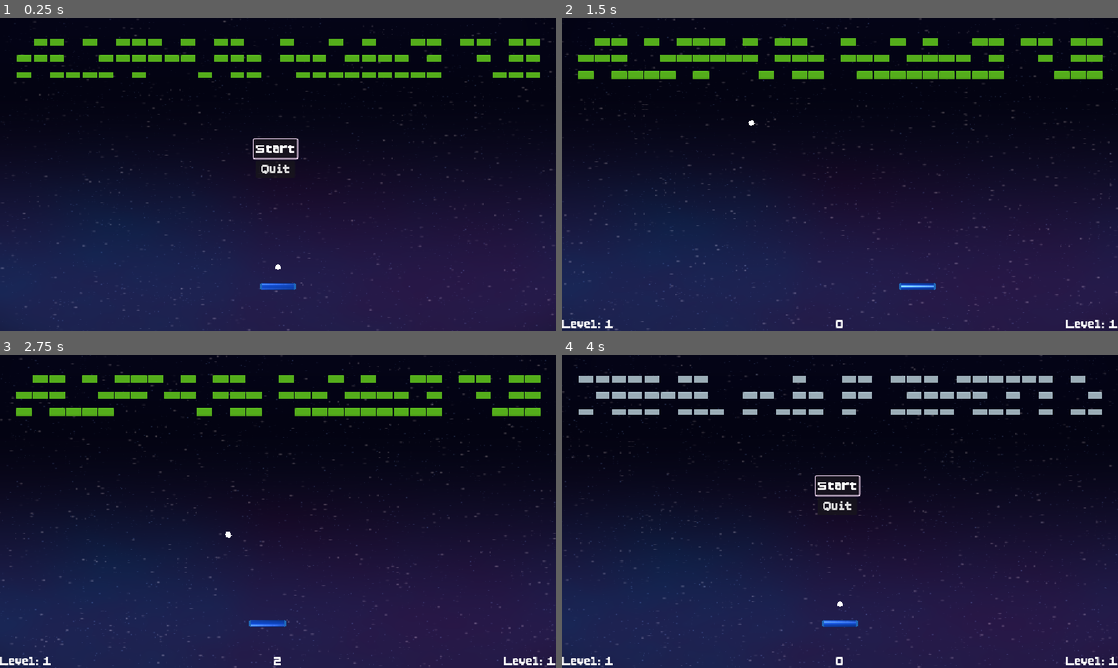
Above: before the commit, frames 1-4 (two rows, left to right).
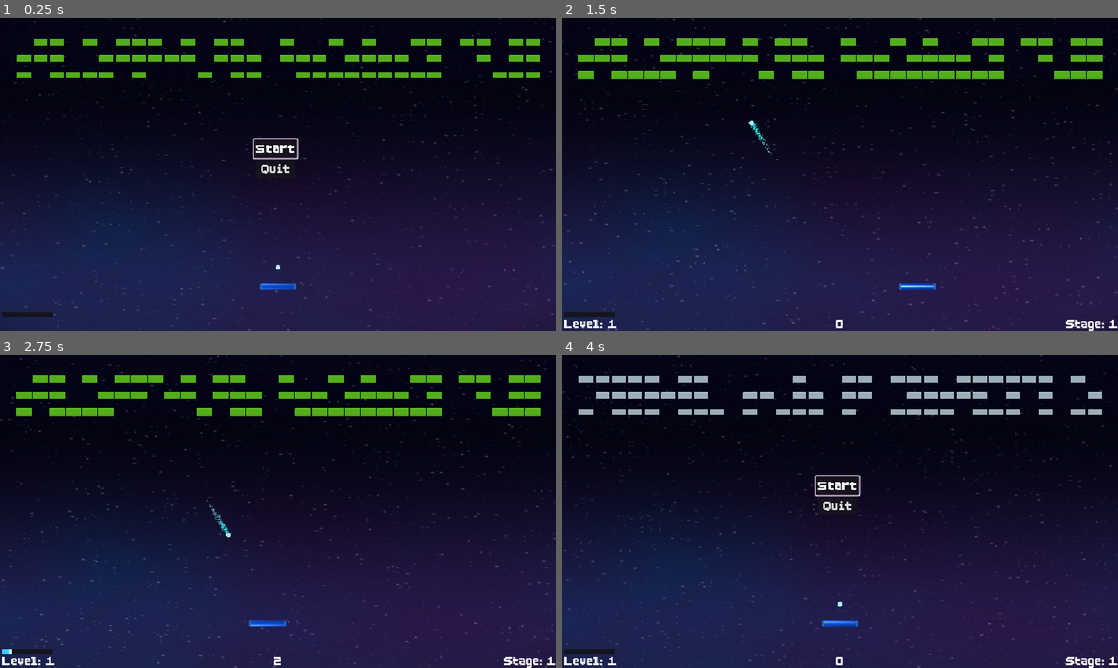
Above: after the commit, the same moments.

Repository: imtrippin/breakout-roguelike
Game: Godot game, scene res://scenes/main.tscn
Two runs of this game, one before a commit and one after it. Both use one fixed random seed, a clock stepped at 60 frames per second and the inputs below.
Inputs (mouse positions are in pixels of both pictures, inside the frame that each line leads up to):
- Up to frame 1 (0.25 s): no input
- Up to frame 2 (1.5 s): click "Start" at 0.5 s; move the mouse to (962, 158) at 1.27 s; hold D (move_right) from 1.28 s (still down)
- Up to frame 3 (2.75 s): move the mouse to (166, 527) at 2.02 s; release D (move_right) at 2.03 s; hold A (move_left) from 2.03 s (still down)
- Up to frame 4 (4 s): move the mouse to (895, 442) at 2.77 s; release A (move_left) at 2.78 s; hold D (move_right) from 2.78 s (still down); move the mouse to (812, 574) at 3.52 s

The runs differ from the first frame. In frame 1, 0.2% of the frame differs, in the area x 0-51%, y 78-96%; in frame 2, 0.4%; in frame 3, 0.4%, in the area x 0-97%, y 46-100%; in frame 4, 0.4%.

Commit message:
Another massive update
ball trails, new shaders, lotta crap

Diff:
--- a/projectile/ball.tscn
+++ b/projectile/ball.tscn
@@ -1,8 +1,22 @@
-[gd_scene load_steps=7 format=3 uid="uid://dmixt027aj03e"]
+[gd_scene load_steps=9 format=3 uid="uid://dmixt027aj03e"]
 
+[ext_resource type="Shader" uid="uid://dis1ry6xbrqxo" path="res://projectile/energy_core_ball.gdshader" id="1_2fd3i"]
 [ext_resource type="Script" uid="uid://bn4l5my1oviuj" path="res://projectile/projectile.gd" id="1_qxf0c"]
 [ext_resource type="Texture2D" uid="uid://dk3ukx5bes13c" path="res://art/circle2.png" id="3_dr2av"]
 [ext_resource type="AudioStream" uid="uid://cnwq5g6g3ulxe" path="res://audio/plink.wav" id="4_2fd3i"]
+
+[sub_resource type="ShaderMaterial" id="ShaderMaterial_2fd3i"]
+shader = ExtResource("1_2fd3i")
+shader_parameter/core_color = Color(0.35, 0.85, 1, 1)
+shader_parameter/rim_color = Color(0.85, 1, 1, 1)
+shader_parameter/core_radius = 0.18
+shader_parameter/rim_width = 0.18
+shader_parameter/softness = 0.1
+shader_parameter/pulse_strength = 0.08
+shader_parameter/pulse_speed = 6.0
+shader_parameter/outline_width = 0.03
+shader_parameter/outline_color = Color(0.05, 0.1, 0.2, 1)
+shader_parameter/time = 0.0
 
 [sub_resource type="CircleShape2D" id="CircleShape2D_186t8"]
 radius = 2.0
@@ -19,6 +33,7 @@
 script = ExtResource("1_qxf0c")
 
 [node name="Sprite2D" type="Sprite2D" parent="."]
+material = SubResource("ShaderMaterial_2fd3i")
 scale = Vector2(0.5, 0.5)
 texture = ExtResource("3_dr2av")
 
@@ -29,11 +44,10 @@
 stream = ExtResource("4_2fd3i")
 
 [node name="CPUParticles2D" type="CPUParticles2D" parent="."]
-visible = false
 z_index = -1
 amount = 1000
 texture = ExtResource("3_dr2av")
-lifetime = 0.2
+lifetime = 0.4
 emission_shape = 1
 emission_sphere_radius = 2.0
 gravity = Vector2(0, 0)
--- /dev/null
+++ b/projectile/energy_core_ball.gdshader
@@ -0,0 +1,56 @@
+shader_type canvas_item;
+
+uniform vec4 core_color : source_color = vec4(0.35, 0.85, 1.0, 1.0);
+uniform vec4 rim_color  : source_color = vec4(0.85, 1.0, 1.0, 1.0);
+
+uniform float core_radius : hint_range(0.05, 0.49) = 0.18;   // bright center size
+uniform float rim_width   : hint_range(0.01, 0.40) = 0.18;   // glow thickness
+uniform float softness    : hint_range(0.01, 0.40) = 0.10;   // edge softness
+
+uniform float pulse_strength : hint_range(0.0, 0.30) = 0.08;
+uniform float pulse_speed    : hint_range(0.0, 20.0) = 6.0;
+
+uniform float outline_width  : hint_range(0.0, 0.15) = 0.03;
+uniform vec4  outline_color  : source_color = vec4(0.05, 0.10, 0.20, 1.0);
+
+uniform float time = 0.0;
+
+void fragment() {
+	// UV centered at (0,0), radius 0..~0.707
+	vec2 uv = UV - vec2(0.5);
+	float r = length(uv);
+
+	// Pulse slightly changes the core size
+	float pulse = sin(time * pulse_speed) * pulse_strength;
+	float cr = core_radius + pulse * 0.5;
+
+	// Base disc alpha (soft edge)
+	float disc = 1.0 - smoothstep(0.5 - softness, 0.5, r);
+
+	// Core and rim masks
+	float core = 1.0 - smoothstep(cr, cr + softness, r);
+	float rim_inner = cr;
+	float rim_outer = cr + rim_width;
+	float rim = smoothstep(rim_inner, rim_inner + softness, r) * (1.0 - smoothstep(rim_outer, rim_outer + softness, r));
+
+	// Outline ring near the edge of the disc
+	float out_a = 0.0;
+	if (outline_width > 0.0) {
+		float o0 = 0.5 - outline_width - softness;
+		float o1 = 0.5 - softness;
+		out_a = smoothstep(o0, o0 + softness, r) * (1.0 - smoothstep(o1, o1 + softness, r));
+	}
+
+	// Color mix
+	vec3 col = vec3(0.0);
+	col += core_color.rgb * core * 1.2;
+	col += rim_color.rgb * rim * 1.0;
+
+	// Final alpha combines disc + rim (rim can exceed disc for glow)
+	float a = max(disc, rim * 0.8);
+	// Apply outline darkening
+	col = mix(col, outline_color.rgb, clamp(out_a, 0.0, 1.0));
+	a = max(a, out_a);
+
+	COLOR = vec4(col, a);
+}
--- a/projectile/projectile.gd
+++ b/projectile/projectile.gd
@@ -7,16 +7,13 @@
 var dir = Vector2.DOWN
 var is_active = true
 var spin_strength = 0.015
-
 var heavy_mode: bool = false
 
 func _ready() -> void:
 	add_to_group("ball")
 	speed = speed + (20 * GameManager.level)
 	velocity = Vector2(speed * -1, speed)
-
-	GameManager.register_ball(self)  # every ball registers itself
-
+	GameManager.register_ball(self)
 
 func _physics_process(delta: float) -> void:
 	if is_active:
@@ -24,7 +21,8 @@
 
 		if collision:
 			var collider := collision.get_collider()
-
+			if collider.is_in_group("paddle"):
+				_bounce_off_paddle(collider)
 			if heavy_mode and collider.is_in_group("brick"):
 				if collider.has_method("hit"):
 					collider.hit()
@@ -43,30 +41,44 @@
 			velocity.x = -200
 
 		rotation += velocity.length() * spin_strength * delta
-
-
+	mat.set_shader_parameter("time", Time.get_ticks_msec() / 1000.0)
 func _play_wall_hit_sound() -> void:
 	wall_hit_sound.play()
 
-
-func _on_area_2d_body_shape_entered(
-	_body_rid: RID,
-	_body: Node2D,
-	_body_shape_index: int,
-	_local_shape_index: int
-) -> void:
-	# THIS ball died
+func die_in_void() -> void:
+	if not is_active:
+		return
 	is_active = false
 	GameManager.unregister_ball()
 	queue_free()
-
-
 
 func launch(direction: Vector2) -> void:
 	is_active = true
 	speed = 300.0 + (20 * GameManager.level)
 	velocity = direction.normalized() * speed
 
-
 func enable_heavy_mode() -> void:
 	heavy_mode = true
+
+func _bounce_off_paddle(paddle: Node2D) -> void:
+	var paddle_width := 100.0 # ideally match your paddle sprite width
+
+	# How far from center did we hit?
+	var offset := (global_position.x - paddle.global_position.x) / (paddle_width * 0.5)
+	offset = clamp(offset, -1.0, 1.0)
+
+	# Convert offset to angle (up-left to up-right)
+	var min_angle := deg_to_rad(150.0)
+	var max_angle := deg_to_rad(30.0)
+	var angle : int = lerp(min_angle, max_angle, (offset + 1.0) * 0.5)
+
+	var speed_now := velocity.length()
+	velocity = Vector2(cos(angle), -sin(angle)) * speed_now
+
+	# --- THIS PART GOES HERE ---
+	var paddle_vel_x := 0.0
+	if paddle.has_method("get_velocity"):
+		paddle_vel_x = paddle.get_velocity().x
+
+	velocity.x += paddle_vel_x * 0.25
+	velocity = velocity.normalized() * speed_now
--- /dev/null
+++ b/projectile/trail.gdshader
@@ -0,0 +1,31 @@
+shader_type canvas_item;
+
+uniform float head_fade : hint_range(0.0, 4.0) = 1.6;   // how fast it fades toward the tail
+uniform float glow : hint_range(0.0, 4.0) = 1.2;        // brightness boost
+uniform float alpha : hint_range(0.0, 1.0) = 0.85;      // overall transparency
+uniform float width_softness : hint_range(0.0, 2.0) = 0.8; // soft edges across width
+
+uniform vec4 tint : source_color = vec4(0.55, 0.8, 1.0, 1.0); // trail color
+
+void fragment() {
+	// For Line2D, UV.x runs along the line (0..1), UV.y across width (0..1)
+	float along = UV.x;                 // 0=head (newest) or sometimes 1=head depending on point order
+	float across = abs(UV.y - 0.5) * 2.0; // 0 center, 1 edge
+
+	// Fade along the trail (stronger at tail)
+	// If your fade looks reversed, change (along) to (1.0 - along)
+	float along_fade = pow(along, head_fade);
+
+	// Soften edges across width
+	float edge = pow(1.0 - across, width_softness);
+
+	// Base sample (if Line2D has a texture, use it; otherwise it's white)
+	vec4 tex = texture(TEXTURE, UV);
+
+	float a = tex.a * along_fade * edge * alpha;
+
+	// Simple “glow”: brighten toward head a bit
+	float head_boost = mix(0.8, 1.0 + glow, pow(1.0 - along, 2.0));
+
+	COLOR = vec4(tint.rgb * head_boost, a);
+}
--- /dev/null
+++ b/scenes/area_2d.gd
@@ -0,0 +1,11 @@
+extends Area2D
+
+func _on_area_2d_body_shape_entered(
+	_body_rid: RID,
+	body: Node2D,
+	_body_shape_index: int,
+	_local_shape_index: int
+	) -> void:
+	# Only kill balls
+	if body.is_in_group("ball") and body.has_method("die_in_void"):
+		body.die_in_void()
--- a/scenes/brick.tscn
+++ b/scenes/brick.tscn
@@ -2,7 +2,7 @@
 
 [ext_resource type="Script" uid="uid://bd1n78d0hyrlu" path="res://scripts/brick.gd" id="1_0w5h4"]
 [ext_resource type="Texture2D" uid="uid://yx6im2rwekms" path="res://art/brick.png" id="2_7mekc"]
-[ext_resource type="AudioStream" uid="uid://cxee18ke288f8" path="res://audio/dink.wav" id="3_7mekc"]
+[ext_resource type="AudioStream" uid="uid://b4f12l5hk8dk7" path="res://audio/Score Count Up Single.wav" id="3_7mekc"]
 
 [sub_resource type="RectangleShape2D" id="RectangleShape2D_5p85m"]
 size = Vector2(32, 16)
--- a/scenes/game_manager.tscn
+++ b/scenes/game_manager.tscn
@@ -1,7 +1,16 @@
-[gd_scene load_steps=3 format=3 uid="uid://c6vbe766f6spp"]
+[gd_scene load_steps=5 format=3 uid="uid://c6vbe766f6spp"]
 
 [ext_resource type="Script" uid="uid://b47he4ek2nvsg" path="res://scripts/game_manager.gd" id="1_glms7"]
 [ext_resource type="FontFile" uid="uid://b8tnrbyw6v3i2" path="res://art/pixel2.ttf" id="2_udu3i"]
+[ext_resource type="Shader" uid="uid://p37pmo0d5pu2" path="res://scenes/xp_bar.gdshader" id="3_udu3i"]
+
+[sub_resource type="ShaderMaterial" id="ShaderMaterial_udu3i"]
+shader = ExtResource("3_udu3i")
+shader_parameter/fill = 0.0
+shader_parameter/segments = 10.0
+shader_parameter/fill_color = Color(0.25, 0.8, 1, 1)
+shader_parameter/glow_color = Color(0.9, 1, 1, 1)
+shader_parameter/bg_color = Color(0.08, 0.08, 0.12, 1)
 
 [node name="GameManager" type="Node"]
 script = ExtResource("1_glms7")
@@ -41,8 +50,20 @@
 anchors_preset = 2
 anchor_top = 1.0
 anchor_bottom = 1.0
-offset_top = -23.0
-offset_right = 40.0
+offset_left = 5.0
+offset_top = -28.0
+offset_right = 45.0
 grow_vertical = 0
 theme_override_fonts/font = ExtResource("2_udu3i")
 theme_override_font_sizes/font_size = 32
+
+[node name="XPBar" type="ColorRect" parent="CanvasLayer"]
+material = SubResource("ShaderMaterial_udu3i")
+anchors_preset = 2
+anchor_top = 1.0
+anchor_bottom = 1.0
+offset_left = 4.0
+offset_top = -40.0
+offset_right = 109.0
+offset_bottom = -28.0
+grow_vertical = 0
--- a/scenes/main.tscn
+++ b/scenes/main.tscn
@@ -1,10 +1,11 @@
-[gd_scene load_steps=15 format=3 uid="uid://e3oxhdshwh1u"]
+[gd_scene load_steps=16 format=3 uid="uid://e3oxhdshwh1u"]
 
 [ext_resource type="Script" uid="uid://cs1sjn688636y" path="res://scripts/level.gd" id="1_jyhfs"]
 [ext_resource type="Shader" uid="uid://boqhjcimonddn" path="res://materials_and_shaders/night_sky.gdshader" id="2_tbgi4"]
 [ext_resource type="PackedScene" uid="uid://juw2nogud4im" path="res://player/player.tscn" id="3_tefeu"]
 [ext_resource type="PackedScene" uid="uid://dmixt027aj03e" path="res://projectile/ball.tscn" id="4_o6xl0"]
 [ext_resource type="PackedScene" uid="uid://4y14bjgehtlb" path="res://scenes/combo_manager.tscn" id="5_tbgi4"]
+[ext_resource type="Script" uid="uid://lq3rndd4751e" path="res://scenes/area_2d.gd" id="6_85g3d"]
 [ext_resource type="PackedScene" uid="uid://c8lyiwto3ir1u" path="res://scenes/pause_menu.tscn" id="6_tefeu"]
 [ext_resource type="PackedScene" uid="uid://c0uwq5lyg3110" path="res://scenes/main_menu.tscn" id="7_o6xl0"]
 [ext_resource type="PackedScene" uid="uid://clmw3875hyui0" path="res://scenes/upgrade_menu.tscn" id="8_tipki"]
@@ -42,7 +43,8 @@
 size = Vector2(1150, 20)
 
 [node name="Main" type="Node2D"]
-z_index = 3
+z_index = -10
+z_as_relative = false
 script = ExtResource("1_jyhfs")
 
 [node name="ComboManager" parent="." instance=ExtResource("5_tbgi4")]
@@ -82,6 +84,7 @@
 
 [node name="Area2D" type="Area2D" parent="."]
 position = Vector2(0, -1)
+script = ExtResource("6_85g3d")
 
 [node name="CollisionShape2D" type="CollisionShape2D" parent="Area2D"]
 position = Vector2(576, 658)
@@ -114,4 +117,4 @@
 offset_bottom = 286.0
 ball_scene = ExtResource("4_o6xl0")
 
-[connection signal="body_shape_entered" from="Area2D" to="Ball" method="_on_area_2d_body_shape_entered"]
+[connection signal="body_shape_entered" from="Area2D" to="Area2D" method="_on_area_2d_body_shape_entered"]
--- a/scenes/main_menu.tscn
+++ b/scenes/main_menu.tscn
@@ -8,17 +8,7 @@
 
 [node name="MainMenu" type="Control"]
 layout_mode = 3
-anchors_preset = 8
-anchor_left = 0.5
-anchor_top = 0.5
-anchor_right = 0.5
-anchor_bottom = 0.5
-offset_left = -576.0
-offset_top = -324.0
-offset_right = -576.0
-offset_bottom = -324.0
-grow_horizontal = 2
-grow_vertical = 2
+anchors_preset = 0
 script = ExtResource("1_ekxnf")
 
 [node name="Panel" type="BoxContainer" parent="."]
--- a/scenes/upgrade_menu.gd
+++ b/scenes/upgrade_menu.gd
@@ -49,25 +49,36 @@
 	{
 		"name": "Bigger Ball",
 		"apply": func() -> void:
-			var ball = get_tree().root.get_node("Main/Ball")
-			ball.scale *= 2.0
+			var balls := get_tree().get_nodes_in_group("ball")
+			for b in balls:
+				if b is Node2D:
+					(b as Node2D).scale *= 2.0
 	},
 	{
 		"name": "Extra Ball",
 		"apply": func() -> void:
-			var ball1 = get_tree().root.get_node("Main/Ball")
+			# spawn above paddle, not based on Main/Ball
+			var paddle := get_tree().root.get_node("Main/Player") as Node2D
+			if paddle == null:
+				return
+
 			var extra_ball = ball_scene.instantiate()
 			var main := get_tree().root.get_node("Main")
 			main.add_child(extra_ball)
-			extra_ball.scale *=3
-			extra_ball.global_position = ball1.global_position
+
+			var spawn_offset := Vector2(0, -50)
+			extra_ball.global_position = paddle.global_position + spawn_offset
+			extra_ball.scale *= 3
+			if extra_ball.has_method("launch"):
+				extra_ball.launch(Vector2(0, -1))
 	},
 	{
 		"name": "Iron Balls",
 		"apply": func() -> void:
-			var ball = get_tree().root.get_node("Main/Ball")
-			ball.enable_heavy_mode()
-
+			var balls := get_tree().get_nodes_in_group("ball")
+			for b in balls:
+				if b.has_method("enable_heavy_mode"):
+					b.enable_heavy_mode()
 	},
 	{
 		"name": "Upgrade 5",
@@ -80,6 +91,7 @@
 			pass
 	}
 ]
+
 
 func _roll_random_upgrades() -> void:
 	# ensure at least 3 upgrades in pool
--- /dev/null
+++ b/scenes/xp_bar.gdshader
@@ -0,0 +1,25 @@
+shader_type canvas_item;
+
+uniform float fill : hint_range(0.0, 1.0) = 0.0;
+uniform float segments : hint_range(2.0, 40.0) = 10.0;
+
+uniform vec4 fill_color : source_color = vec4(0.25, 0.8, 1.0, 1.0);
+uniform vec4 glow_color : source_color = vec4(0.9, 1.0, 1.0, 1.0);
+uniform vec4 bg_color   : source_color = vec4(0.08, 0.08, 0.12, 1.0);
+
+void fragment() {
+	float seg_size = 1.0 / segments;
+	float seg_index = floor(UV.x / seg_size);
+	float seg_end = (seg_index + 1.0) * seg_size;
+
+	if (seg_end <= fill) {
+		COLOR = fill_color;
+	}
+	else if (UV.x <= fill && UV.x >= fill - seg_size) {
+		float glow = smoothstep(fill - seg_size, fill, UV.x);
+		COLOR = mix(fill_color, glow_color, glow);
+	}
+	else {
+		COLOR = bg_color;
+	}
+}
--- a/scripts/brick.gd
+++ b/scripts/brick.gd
@@ -25,7 +25,8 @@
 	var bricks_left = get_tree().get_nodes_in_group("brick")
 
 	if bricks_left.size() <= 1:
-		get_parent().get_node("Ball").is_active = false
+		for b in get_tree().get_nodes_in_group("ball"):
+			b.is_active = false
 		await get_tree().create_timer(1).timeout
 		get_tree().root.get_node("Main").next_level()
 	else:
--- a/scripts/game_manager.gd
+++ b/scripts/game_manager.gd
@@ -1,12 +1,16 @@
 extends Node
+@onready var xp_bar: ColorRect = $CanvasLayer/XPBar
+@onready var xp_mat : ShaderMaterial = xp_bar.material
 
 var score: int = 0
 var level: int = 1
-
+var _displayed_fill: float = 0.0
 var ball_count: int = 0   # how many balls are currently alive
 
 func _ready() -> void:
 	ProgressionManager.level_up.connect(_on_level_up)
+	xp_mat.set_shader_parameter("segments", 10)
+	_update_xp_bar()
 
 
 func reset_run() -> void:
@@ -19,6 +23,7 @@
 	ProgressionManager.xp = 0
 	ProgressionManager.xp_to_level = 10
 
+	_update_xp_bar(true)
 
 func add_points(points: int) -> void:
 	score += points
@@ -27,11 +32,13 @@
 
 func _process(_delta: float) -> void:
 	$CanvasLayer/Score.text = str(score)
-	$CanvasLayer/Level.text = "Level: " + str(level)
+	$CanvasLayer/Level.text = "Stage: " + str(level)
 	$CanvasLayer/PlayerLevel.text = "Level: " + str(ProgressionManager.level)
+	_update_xp_bar()
 
 
 func _on_level_up(_level: int) -> void:
+	_update_xp_bar()
 	get_tree().paused = true
 	var menu := get_tree().root.get_node("Main/UpgradeMenu") as Control
 	if menu:
@@ -60,3 +67,15 @@
 	print("GAME OVER")
 	reset_run()
 	get_tree().reload_current_scene()
+
+func _update_xp_bar(force := false) -> void:
+	var target_fill := 0.0
+	if ProgressionManager.xp_to_level > 0:
+		target_fill = float(ProgressionManager.xp) / ProgressionManager.xp_to_level
+
+	if force:
+		_displayed_fill = target_fill
+	else:
+		_displayed_fill = lerp(_displayed_fill, target_fill, 0.15)
+
+	xp_mat.set_shader_parameter("fill", _displayed_fill)
Binary file added: art/white_stripe.png
Not shown, added: art/white_stripe.png.import
Not shown, added: audio/Score Count Up Single.wav.import
Not shown, added: projectile/energy_core_ball.gdshader.uid
Not shown, added: projectile/trail.gdshader.uid
Not shown, added: scenes/area_2d.gd.uid
Not shown, added: scenes/xp_bar.gdshader.uid
Not shown, added: audio/Score Count Up Single.wav
